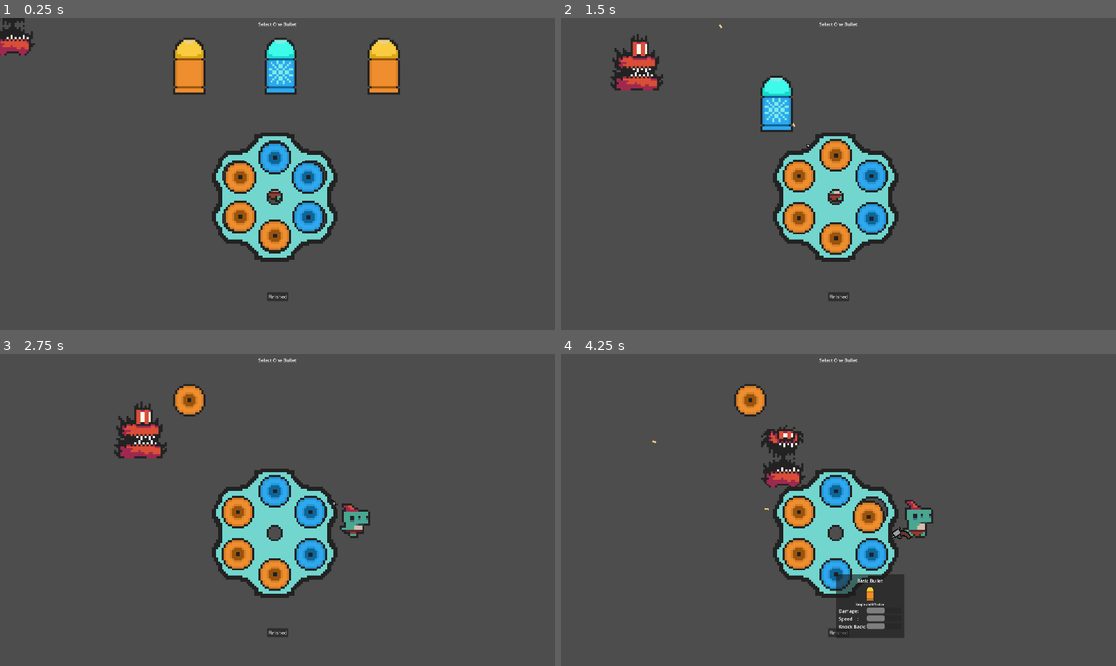
Above: before the commit, frames 1-4 (two rows, left to right).
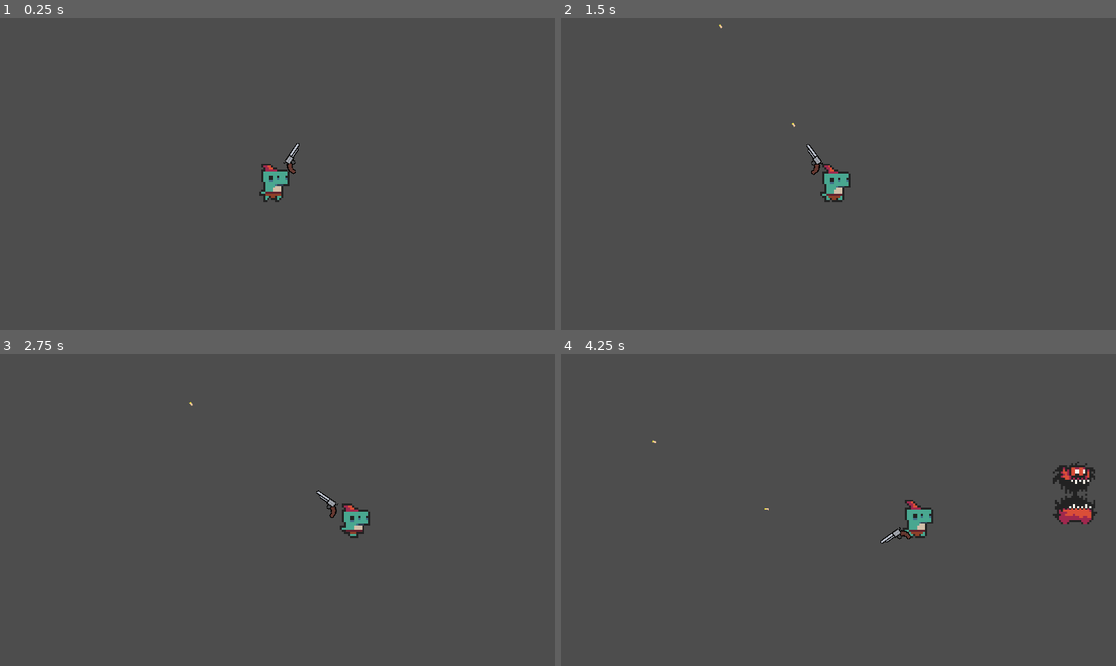
Above: after the commit, the same moments.

Repository: Meemog/GMTK2025
Game: Godot game, scene res://Scenes/tmp.tscn
Two runs of this game, one before a commit and one after it. Both use one fixed random seed, a clock stepped at 60 frames per second and the inputs below. This scene is started directly instead of the project's main scene.
Inputs (mouse positions are in pixels of both pictures, inside the frame that each line leads up to):
- Up to frame 1 (0.25 s): no input
- Up to frame 2 (1.5 s): drag from (749, 64) to (832, 183) at 0.52 s; drag from (755, 71) to (832, 183) at 1.27 s
- Up to frame 3 (2.75 s): move the mouse to (194, 407) at 2.02 s; hold D (right) from 2.03 s (still down); click (194, 407) at 2.1 s
- Up to frame 4 (4.25 s): release D (right) at 2.75 s; drag from (838, 494) to (749, 400) at 2.77 s; drag from (871, 513) to (838, 575) at 3.52 s

The runs differ from the first frame. In frame 1, 11% of the frame differs, in the area x 0-73%, y 0-91%; in frame 2, 9.4%; in frame 3, 8.9%; in frame 4, 12%, in the area x 31-97%, y 1-91%.

Commit message:
we got a game loop! Try tmp to see

Diff:
--- /dev/null
+++ b/main/Scenes/enemy_spawn_manager.tscn
@@ -0,0 +1,6 @@
+[gd_scene load_steps=2 format=3 uid="uid://ce8yfchqb6ixj"]
+
+[ext_resource type="Script" uid="uid://liytqn0aq0u7" path="res://Scripts/enemy_spawn_manager.gd" id="1_wh1if"]
+
+[node name="EnemySpawnManager" type="Node2D"]
+script = ExtResource("1_wh1if")
--- a/main/Scenes/tmp.tscn
+++ b/main/Scenes/tmp.tscn
@@ -1,13 +1,17 @@
-[gd_scene load_steps=5 format=3 uid="uid://c1u2aayf85c5c"]
+[gd_scene load_steps=6 format=3 uid="uid://c1u2aayf85c5c"]
 
 [ext_resource type="PackedScene" uid="uid://b1g1pjlvoxks4" path="res://Scenes/player.tscn" id="1_4dk5s"]
 [ext_resource type="Script" uid="uid://cc7w7ardd7vfi" path="res://Scripts/tmp.gd" id="1_vt2gi"]
 [ext_resource type="PackedScene" uid="uid://baaui1378vxx6" path="res://Scenes/enemy.tscn" id="2_vt2gi"]
+[ext_resource type="PackedScene" uid="uid://ce8yfchqb6ixj" path="res://Scenes/enemy_spawn_manager.tscn" id="3_xd06i"]
 [ext_resource type="PackedScene" uid="uid://8yxh4i3gbno6" path="res://Scenes/update_chamber_overlay.tscn" id="4_co08v"]
 
 [node name="tmp" type="Node2D"]
 script = ExtResource("1_vt2gi")
 enemy_scene = ExtResource("2_vt2gi")
+
+[node name="EnemySpawnManager" parent="." node_paths=PackedStringArray("player") instance=ExtResource("3_xd06i")]
+player = NodePath("../Player")
 
 [node name="Player" parent="." instance=ExtResource("1_4dk5s")]
 position = Vector2(945, 525)
@@ -16,3 +20,4 @@
 
 [node name="UpdateChamberOverlay" parent="CanvasLayer" node_paths=PackedStringArray("player") instance=ExtResource("4_co08v")]
 player = NodePath("../../Player")
+metadata/_edit_use_anchors_ = true
--- a/main/Scripts/BulletUI/bullet_shop.gd
+++ b/main/Scripts/BulletUI/bullet_shop.gd
@@ -18,6 +18,9 @@
 
 func refresh_shop() -> void:
     var new_bullets = select_new_bullet_types()
+    for child in get_children():
+        if child is BulletUI:
+            child.queue_free()
     instantiate_new_bullets(new_bullets)
 
 func select_new_bullet_types() -> Array[Bullet]:
@@ -40,5 +43,6 @@
     for child in get_children():
         if child is BulletUI:
             if child != bullet_ui:
+                print("deleting bullet!")
                 child.queue_free()
     bullet_ui.purchased = true
--- a/main/Scripts/BulletUI/chamber.gd
+++ b/main/Scripts/BulletUI/chamber.gd
@@ -9,6 +9,12 @@
 func _ready() -> void:
     # Needs to be a Node with the group "BULLET_UI_MANAGER" for Chamber not to throw error
     bullet_manager = get_tree().get_nodes_in_group("BULLET_UI_MANAGER")[0]
+
+func clear_chamber() -> void:
+    current_bullet = null
+    for child in get_children():
+        if child is BulletUI:
+            child.queue_free()
 
 func insert_bullet(bullet : BulletUI) -> void:
     # This works but holy shit it is dirty!!! Oscar fixed :3
--- a/main/Scripts/BulletUI/revolver.gd
+++ b/main/Scripts/BulletUI/revolver.gd
@@ -15,6 +15,7 @@
 
 func populate(player_bullets : Array[Bullet]) -> void:
     for i in range(len(chambers)):
+        chambers[i].clear_chamber()
         var new_bullet = bullet_ui.instantiate()
         new_bullet.data = player_bullets[i]
         new_bullet.purchased = true
--- a/main/Scripts/BulletUI/update_chamber_overlay.gd
+++ b/main/Scripts/BulletUI/update_chamber_overlay.gd
@@ -3,6 +3,7 @@
 
 @export var player : Player
 @onready var revolver: Revolver = $Revolver
+@onready var bullet_shop: BulletShop = $BulletShop
 
 var is_visable : bool = true
 var tween : Tween
@@ -22,6 +23,7 @@
         await ready
 
     show_overlay()
+    bullet_shop.refresh_shop()
     if player:
         revolver.populate(player.bullets)
 
--- a/main/Scripts/Events.gd
+++ b/main/Scripts/Events.gd
@@ -4,3 +4,8 @@
 signal hide_tooltop_requested()
 
 signal chamber_update_completed()
+
+signal new_round_started(round_num : int)
+signal round_ended()
+
+signal enemy_died()
--- a/main/Scripts/bullet.gd
+++ b/main/Scripts/bullet.gd
@@ -12,10 +12,10 @@
     position += travel_vector * speed * delta
 
 func shoot(player : Player) -> void:
-    pass
+    data.shoot(player)
 
 func flying() -> void:
-    pass
+    data.flying()
 
 func hit(target : Node2D) -> void:
     data.hit(target)
--- a/main/Scripts/enemy.gd
+++ b/main/Scripts/enemy.gd
@@ -25,6 +25,7 @@
     die()
 
 func die() -> void:
+    Events.enemy_died.emit()
     queue_free()
 
 func _on_area_2d_area_entered(area: Area2D) -> void:
--- /dev/null
+++ b/main/Scripts/enemy_spawn_manager.gd
@@ -0,0 +1,51 @@
+class_name EnemySpawnManager
+extends Node2D
+
+@export var player : Player
+var group_size : int = 3
+var group_variants : int = 1
+
+var time_between_groups : float = 3.0
+var time_between_groups_variant : float = 2.0
+
+var spawn_distance : float = 2000.0
+var group_seperation_distance : float = 500.0
+var enemy_scene : PackedScene = preload("res://Scenes/enemy.tscn")
+
+var number_of_enemies : int = 0
+var enemies_remaining : int = 0
+var enemy_speed : int = 200
+
+func _ready() -> void:
+    Events.new_round_started.connect(summon_wave)
+    Events.enemy_died.connect(_on_enemy_died)
+
+func summon_wave(round_num : int) -> void:
+    number_of_enemies = round_num + 2
+    while number_of_enemies > 0:
+        var new_group_size = group_size + randi_range(group_variants*-1, group_variants)
+        summon_group(new_group_size)
+        number_of_enemies -= new_group_size
+        enemies_remaining += new_group_size
+
+func summon_group(group_size : int) -> void:
+    var group_summon_point : Vector2 = get_random_point_from_start(player.global_position, spawn_distance)
+    for i in range(group_size):
+        var enemy_summon_point : Vector2 = get_random_point_from_start(group_summon_point, group_seperation_distance)
+        var new_enemy : Enemy = enemy_scene.instantiate()
+        new_enemy.position = enemy_summon_point
+        new_enemy.player = player
+        new_enemy.speed = enemy_speed
+        add_child(new_enemy)
+
+func get_random_point_from_start(start_point : Vector2, distance : float) -> Vector2:
+    var new_point = start_point
+    var random_theta : float = randf_range(0, 360)
+    new_point.x += cos(random_theta) * distance
+    new_point.y += sin(random_theta) * distance
+    return new_point
+
+func _on_enemy_died() -> void:
+    enemies_remaining -= 1
+    if enemies_remaining <= 0:
+        Events.round_ended.emit()
--- a/main/Scripts/tmp.gd
+++ b/main/Scripts/tmp.gd
@@ -1,10 +1,22 @@
 extends Node2D
+
+@onready var update_chamber_overlay: UpdateChamberOverlay = $CanvasLayer/UpdateChamberOverlay
 
 @export var enemy_scene: PackedScene
 @export var enemy_speed = 200
 
+var current_round : int = 1
+
 func _ready() -> void:
-    var enemy = enemy_scene.instantiate()
-    enemy.player = $Player
-    enemy.speed = enemy_speed
-    add_child(enemy)
+    update_chamber_overlay.close_overlay()
+    Events.new_round_started.emit(current_round)
+    Events.round_ended.connect(_on_round_ended)
+    Events.chamber_update_completed.connect(_on_chamber_update_completed)
+
+func _on_round_ended() -> void:
+    print("Round Ended!!!")
+    update_chamber_overlay.open_overlay()
+
+func _on_chamber_update_completed() -> void:
+    current_round += 1
+    Events.new_round_started.emit(current_round)
Not shown, added: main/Scripts/enemy_spawn_manager.gd.uid
Not shown: 1 places in main/main.tscn that only renumber resources
